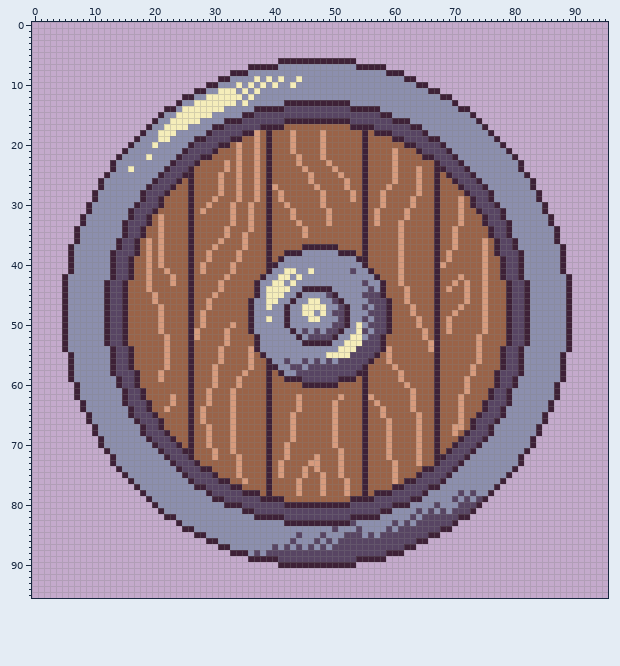
Two versions of one sprite sheet, Assets/Images/Tiles/tile_shield.png. Above, as it was before the edit.
The file is 96x96 pixels.
And afterwards:
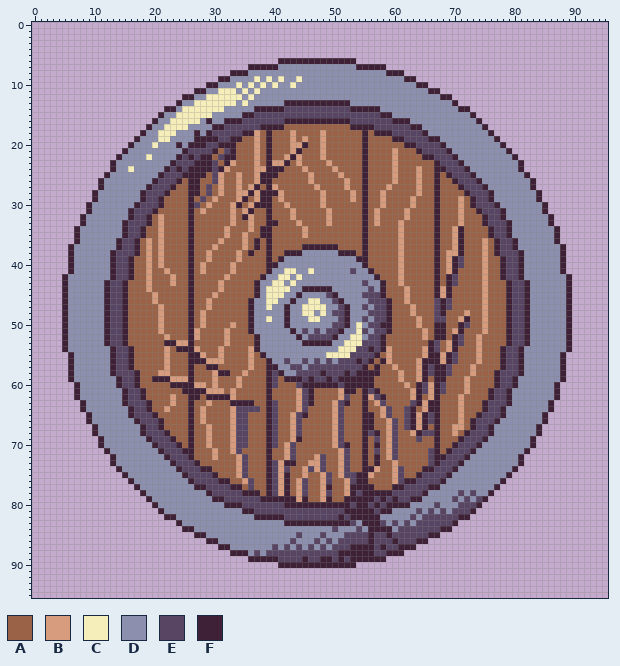
Palette (. is transparent): A #9a6348  B #d79b7d  C #f5edba  D #8c8fae  E #584563  F #3e2137
Difference:
Changed rows in their new state; - is an unchanged pixel.
first column x 20:
16 ---------F-------------------------------------------
18 -------F---------------------------------------------
19 ---------FF--------------B---------------------------
20 ----F--FF----FA---------BF---------------------------
21 ------------EFA---------F----------------------------
22 ------F----EFFA-------BF-----------------------------
23 --------FFE-FBA-----BBF------------------------------
24 ----F--FFFEF--A---B-FF-------------------------------
25 -------FF-E-------F-F--------------------------------
26 -------F--E-------F----------------------------------
27 -------F-E------BF-----------------------------------
28 -------F-E-----BF-F-F--------------------------------
29 --------E------F--F----------------------------------
30 -------E------F--FF----------------------------------
31 ---------------BF------------------------------------
32 ---------------F-------------------------------------
33 --------------------F--------------------------------
34 ------------------F--------------------------------F-
35 ------------------F--------------------------------F-
36 -----------------F---------------------------------F-
37 -----------------F---------------------------------F-
38 ----------------F---------------------------------BF-
39 --------------------------------------------------FE-
40 ------------------------------------------------ABFE-
41 -------------------------------------------------BF--
42 -------------------------------------------------FEA-
43 -------------------------------------------------FE-A
44 ------------------------------------------------BF--A
45 ------------------------------------------------BF--A
46 -----------------------------------------------EFE--A
47 -----------------------------------------------EFE-A-
48 -----------------------------------------------EF-A-B
49 -----------------------------------------------EEA-BF
50 --------------------------------------F---------FA-FE
51 ------------------------------------------------FABF-
52 ------------------------------------------------F-FE-
53 --FFBB----------------------------------------FE-BFE-
54 ----FF-B----------------------------F--------BFE-BF--
55 -------FB------------------------------------BF-BFE--
56 -------FFBB-----------------------F---F-----BFF-BFE--
57 ---------FF--------------------------F------BFE-FE---
58 --B--------FF-------E-------F---F---FF------BFE-FE---
59 FFFBBB--------------E-----F--F----F-F-------BF--F----
60 ---FFF-BB-----------E---E------EFFF-F-------FEB-E----
61 -----F-FF-BB------------BEF----BFF--EF------FEB-E----
62 -------F-FFFF------------EF-----E----EF-----F-B------
63 -------------FFFF---E----EF----EF-----E----EFBF------
64 --------------EEEE--E----E-----E-------E--EF-BF------
65 --------------EE----E---EF-----E----F--E--EF-FE------
66 --------------EE----E---E------E----F---E-EF-FE------
67 --------------EE----E---E------E----F---E-EF-F-------
68 --------------EE----E---E------E----EF--E--BFEE------
69 --------------EE----E---F------E-----E--E---E--------
70 --------------EE----E--E-------EF----F--E---A--------
71 --------------E--------E--------E----E--E---A-E------
72 ---------------E-------E----E---E----F--E---A-E------
73 ---------------E----E-FF----E---E----F------A-E------
74 ---------------E----E-E---E-E---E---FB---E-----------
75 ---------------E----E-F------E--EEF-B----E-----------
76 ----------------E---EBF--E---E---EF------E-----------
77 ----------------E---EBF--E---F---FF-F----------------
78 --------------------EBF--E---E---FE-F----------------
79 ----------------------FFBF--BF--F-----F-F------------
80 ----------------------------------FF-F-F-------------
81 --------------------------------FFFFF----------------
82 -------------------------------F---------------------
83 -----------------------------------FFFE--------------
84 ------------------------------------FFFF-------------
85 -----------------------------------EFE-F-------------
86 ------------------------------------F---F------------
87 ---------------------------------FFFF-F--F-----------
88 -------------------------------FFFFFF----------------
89 -------------------------F--FF-F-F-------------------
